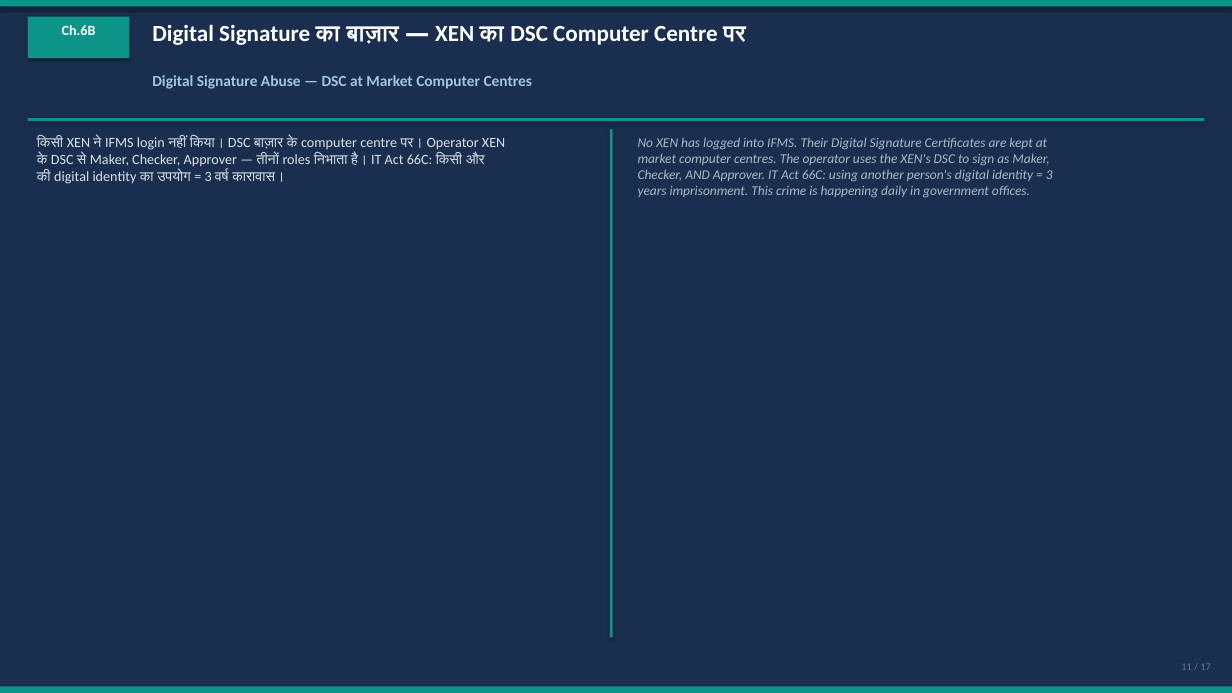
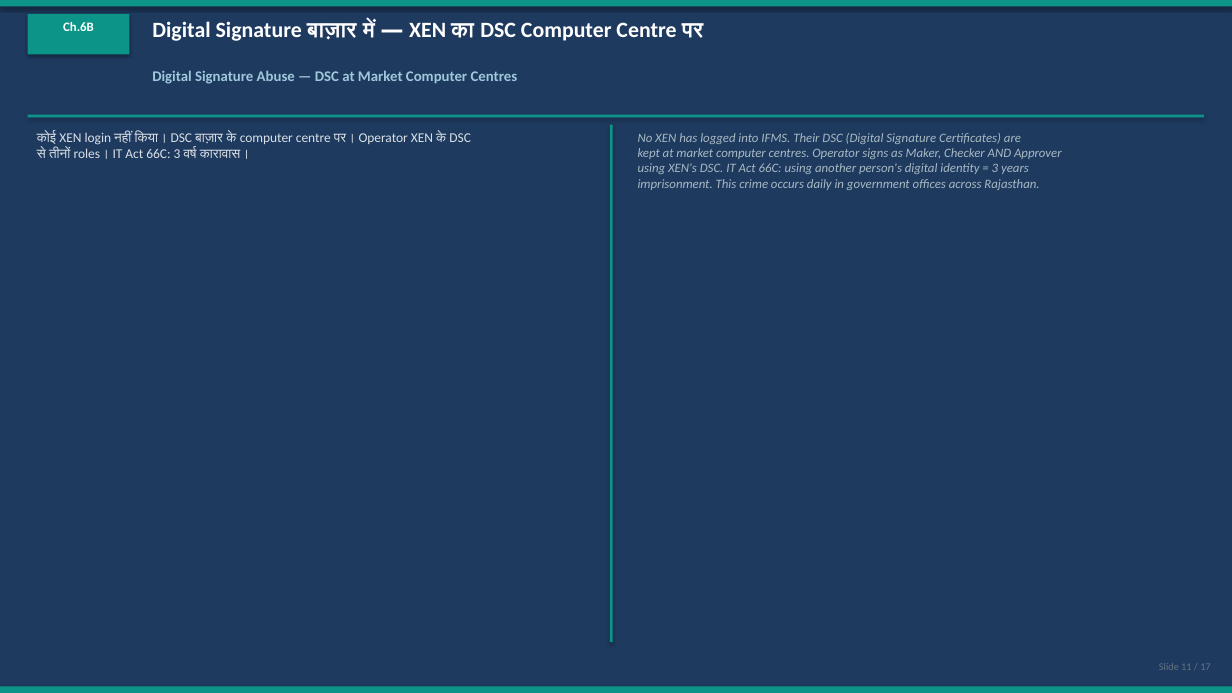
Before and after one commit to CRAJKUMARSINGH/News-Article-Elaborator, a slide deck: slide 11 of artifacts/rajasthan-ifms-crisis/IFMS-Rajasthan-Investigation.pptx. Drawn at 1232x693 pixels with LibreOffice and Linux fonts; fonts in the diff are those of the drawing. Boxes give left, top, right and bottom in pixels: in the first picture for what was removed or moved away, otherwise in the second. Text is boxed around its words. In the diff, an @@ line names an element or a change of style, - is before the commit and + after.

Commit message:
Clean full regeneration — all exports rewritten from scratch
- Deleted old generate_exports.py + regen_emb.py approach
- New print_all.py: single clean script, all 14 chapters in IFMS
  article + 13 chapters in eMB article fully regenerated
- Cache cleared before run
- All 6 files rebuilt: DOCX 39KB, PDF 12KB, PPTX 59KB (IFMS)
  and DOCX 38KB, PDF 9KB, PPTX 52KB (eMB)
- PPTX now has improved cover, facts grid, chapter slides with
  Hindi/English two-column layout, and updated CTA closing slide
  with impunity architecture quote

```diff
--- a/artifacts/rajasthan-ifms-crisis/IFMS-Rajasthan-Investigation.pptx
+++ b/artifacts/rajasthan-ifms-crisis/IFMS-Rajasthan-Investigation.pptx
@@ background #1A2E50 to #1E3A5F @@
@@ text "Ch.6B" at [63, 22, 94, 31]: size 11 to 10 pt @@
@@ text at [152, 20, 704, 41]: text changed; size 18 to 17 pt @@
-Digital Signature का बाज़ार — XEN का DSC Computer Centre पर
+Digital Signature बाज़ार में — XEN का DSC Computer Centre पर
@@ text "Digital Signature Abuse — DSC ..." at [152, 70, 518, 84]: size 12 to 11.5 pt @@
@@ rectangle: place and size @@
-rectangle at [28, 118, 1204, 121]
+rectangle at [28, 115, 1204, 117]
@@ text at [37, 132, 471, 159]: text changed; size 11 to 10.5 pt; text colour #DCE1E6 to #DAE0E6 @@
-किसी XEN ने IFMS login नहीं किया। DSC बाज़ार के computer centre पर। Operator XEN
-के DSC से Maker, Checker, Approver — तीनों roles निभाता है। IT Act 66C: किसी और
-की digital identity का उपयोग = 3 वर्ष कारावास।
+कोई XEN login नहीं किया। DSC बाज़ार के computer centre पर। Operator XEN के DSC
+से तीनों roles। IT Act 66C: 3 वर्ष कारावास।
@@ rectangle: place and size @@
-rectangle at [610, 129, 613, 638]
+rectangle at [610, 125, 613, 642]
@@ text at [638, 133, 1062, 190]: text changed; size 10.5 to 10 pt; text colour #AAB9C3 to #A8B9C3 @@
-No XEN has logged into IFMS. Their Digital Signature Certificates are kept at
-market computer centres. The operator uses the XEN's DSC to sign as Maker,
-Checker, AND Approver. IT Act 66C: using another person's digital identity = 3
-years imprisonment. This crime is happening daily in government offices.
+No XEN has logged into IFMS. Their DSC (Digital Signature Certificates) are
+kept at market computer centres. Operator signs as Maker, Checker AND Approver
+using XEN's DSC. IT Act 66C: using another person's digital identity = 3 years
+imprisonment. This crime occurs daily in government offices across Rajasthan.
@@ text at [1159, 663, 1210, 670]: text changed; text colour #64788C to #647382 @@
-11 / 17
+Slide 11 / 17
```
Also in this commit, not shown: 17 other slides changed, 6 other files.
